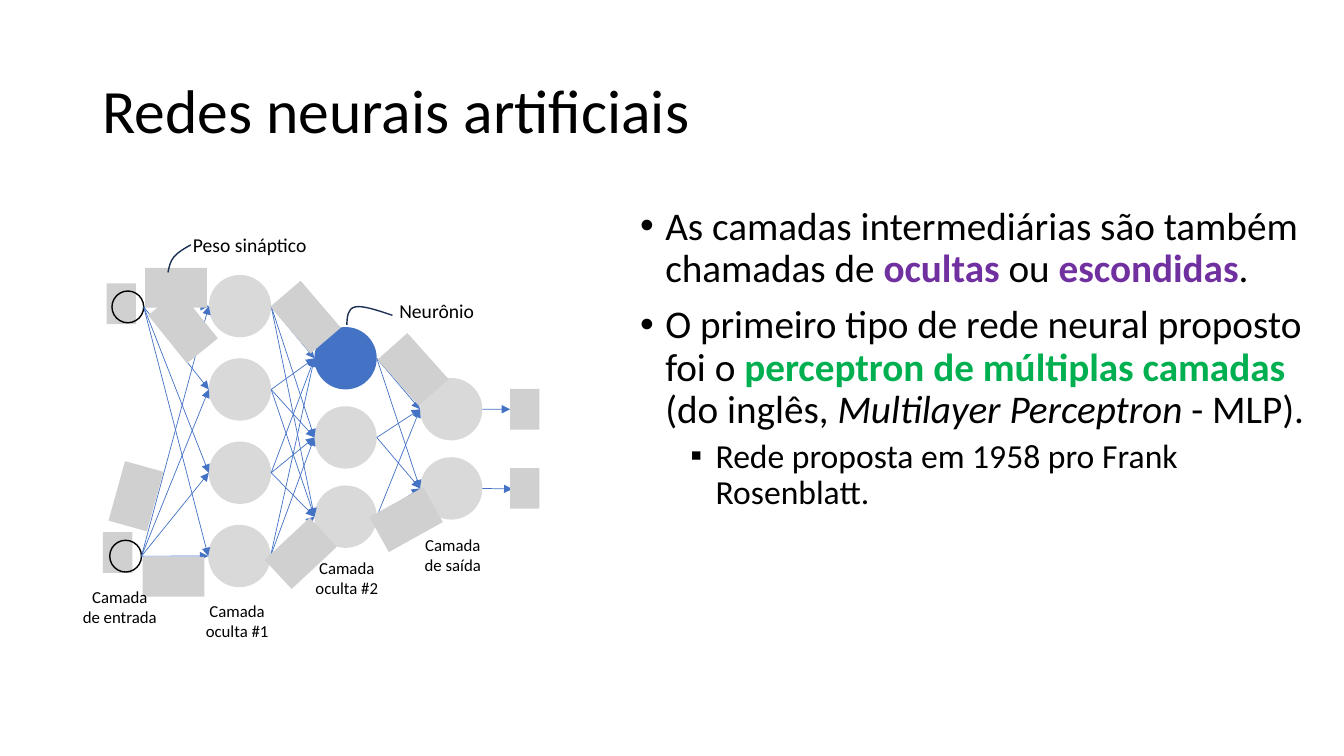
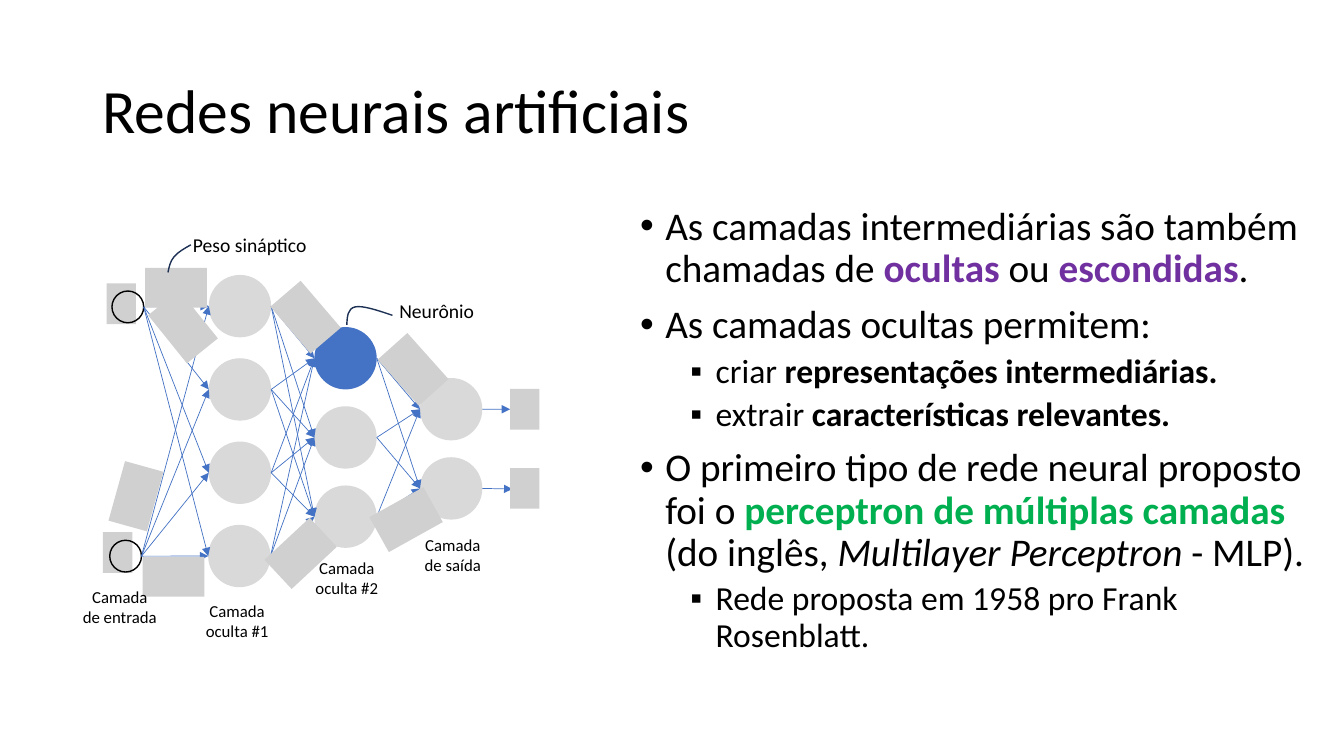
Before and after one commit to zz4fap/c24_inteligencia_artificial, a slide deck: slide 18 of slides/C24_MLP.pptx (slide 17 before the commit). Drawn at 1344x756 pixels with LibreOffice and Linux fonts; fonts in the diff are those of the drawing; grey boxes stand for pictures. Boxes give left, top, right and bottom in pixels: in the first picture for what was removed or moved away, otherwise in the second. Text is boxed around its words. In the diff, an @@ line names an element or a change of style, - is before the commit and + after.

Commit message:
update of slides

```diff
--- a/slides/C24_MLP.pptx
+++ b/slides/C24_MLP.pptx
@@ text at (665,310,1217,427): paragraphs added @@
+• As camadas ocultas permitem:
+  ▪ criar representações intermediárias.
+  ▪ extrair características relevantes.
```
Also in this commit, not shown: 1 other slide changed, 7 slides added, 3 slides removed.
